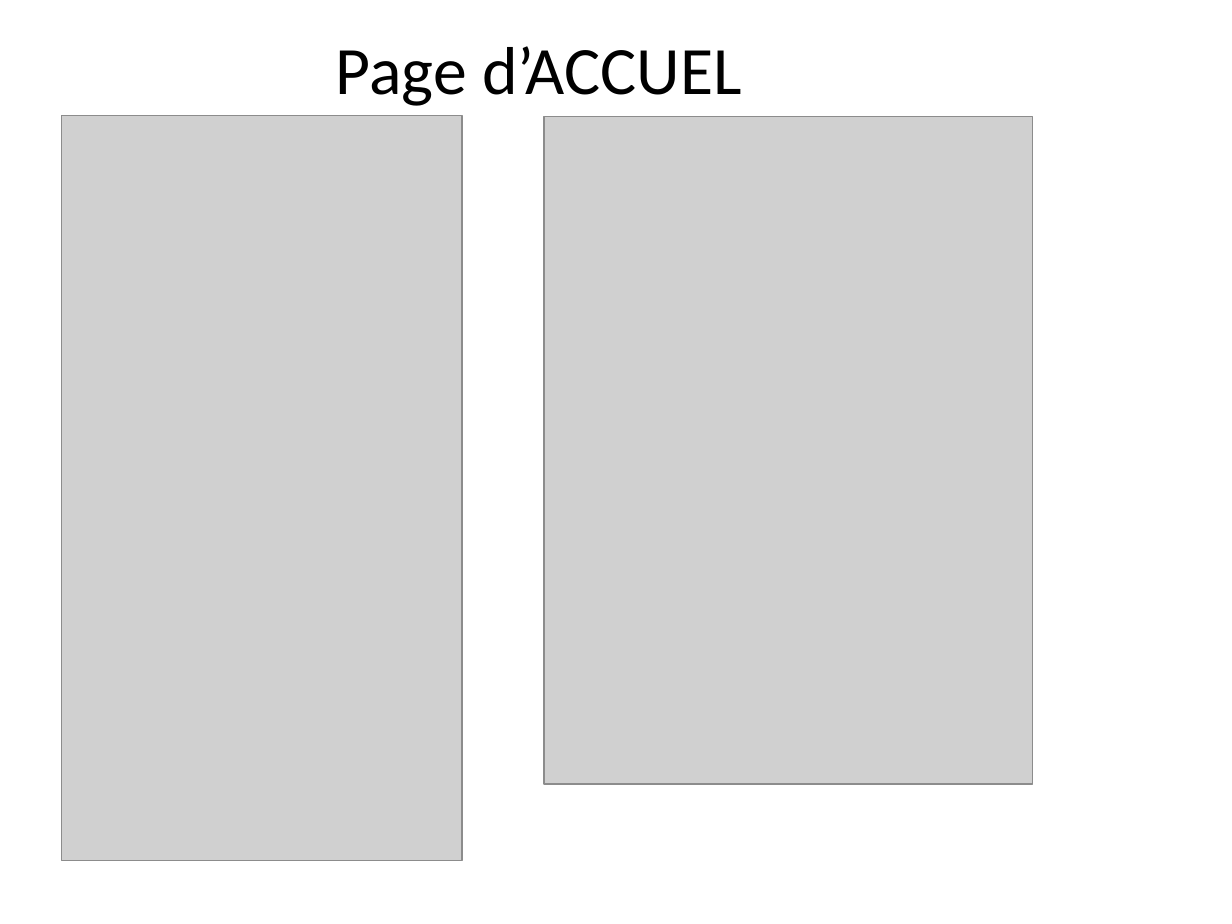
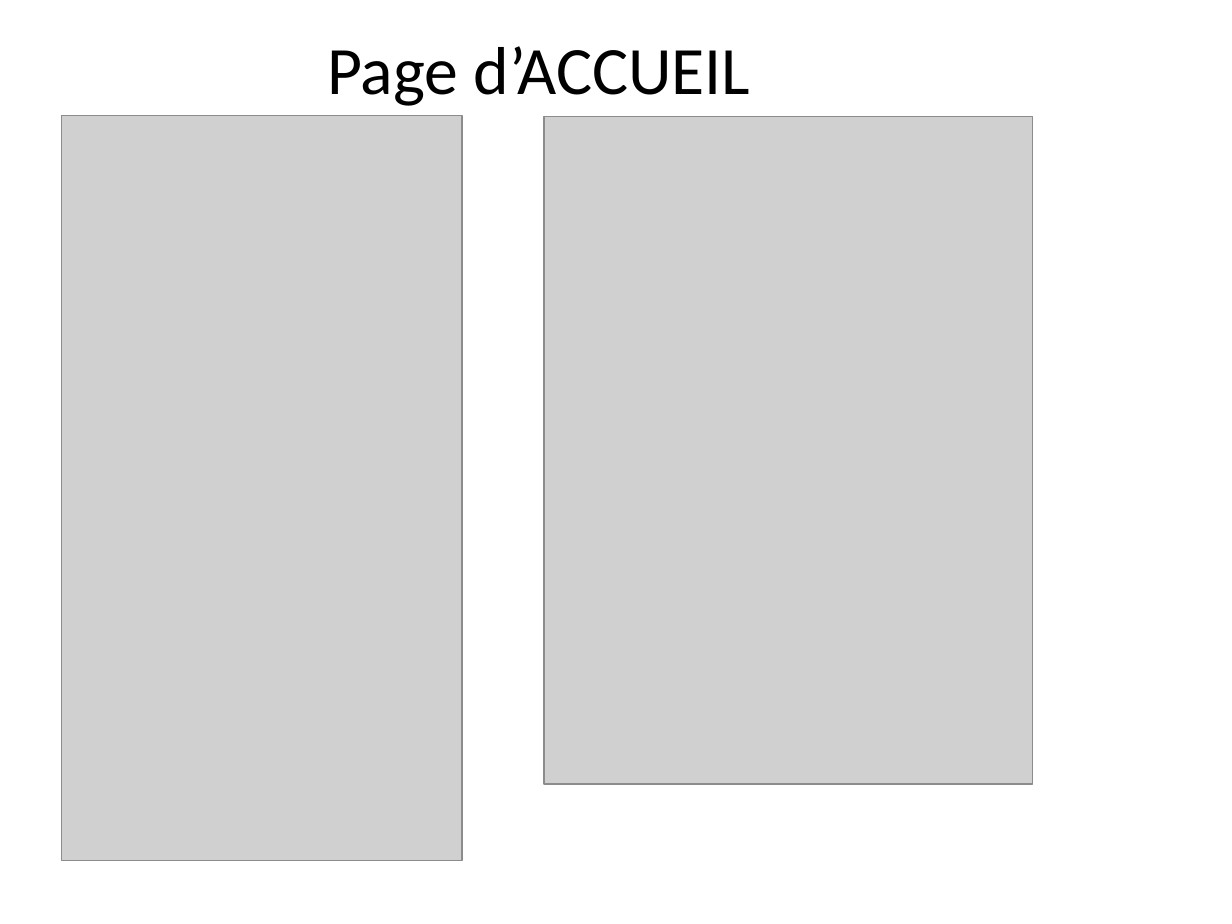
Before and after one commit to DaifAB/Maquettage, a slide deck: slide 10 of Presentation/WIRE PRO.pptx. Drawn at 1232x924 pixels with LibreOffice and Linux fonts; fonts in the diff are those of the drawing; grey boxes stand for pictures; background and template pictures are left out. Boxes give left, top, right and bottom in pixels: in the first picture for what was removed or moved away, otherwise in the second. Text is boxed around its words. In the diff, an @@ line names an element or a change of style, - is before the commit and + after.

```diff
--- a/Presentation/WIRE PRO.pptx
+++ b/Presentation/WIRE PRO.pptx
@@ title at box(327, 46, 751, 106): text changed @@
-Page d’ACCUEL
+Page d’ACCUEIL
```
Also in this commit, not shown: 1 other slide changed, 1 slide removed, 1 other file.
